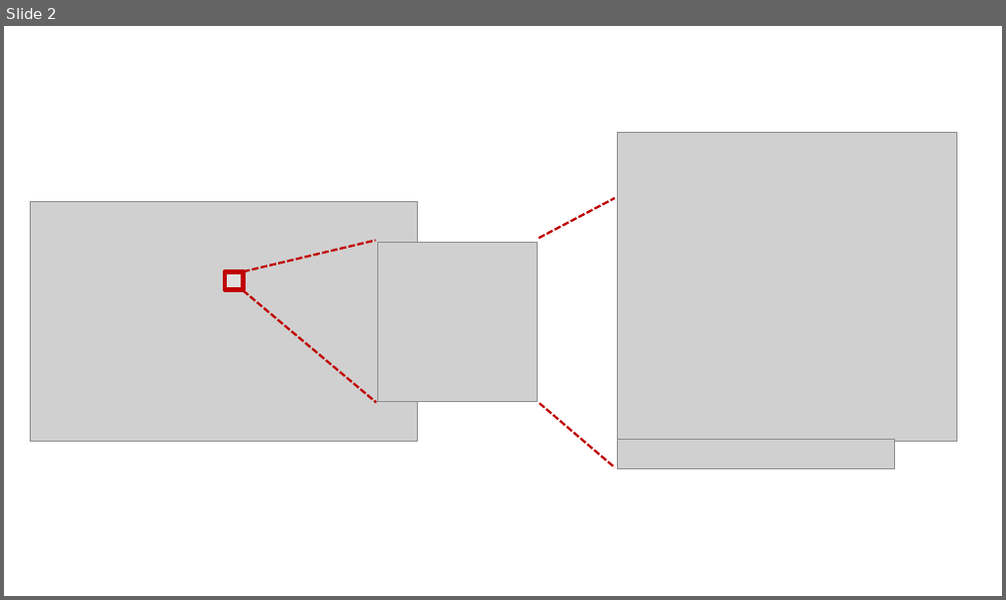
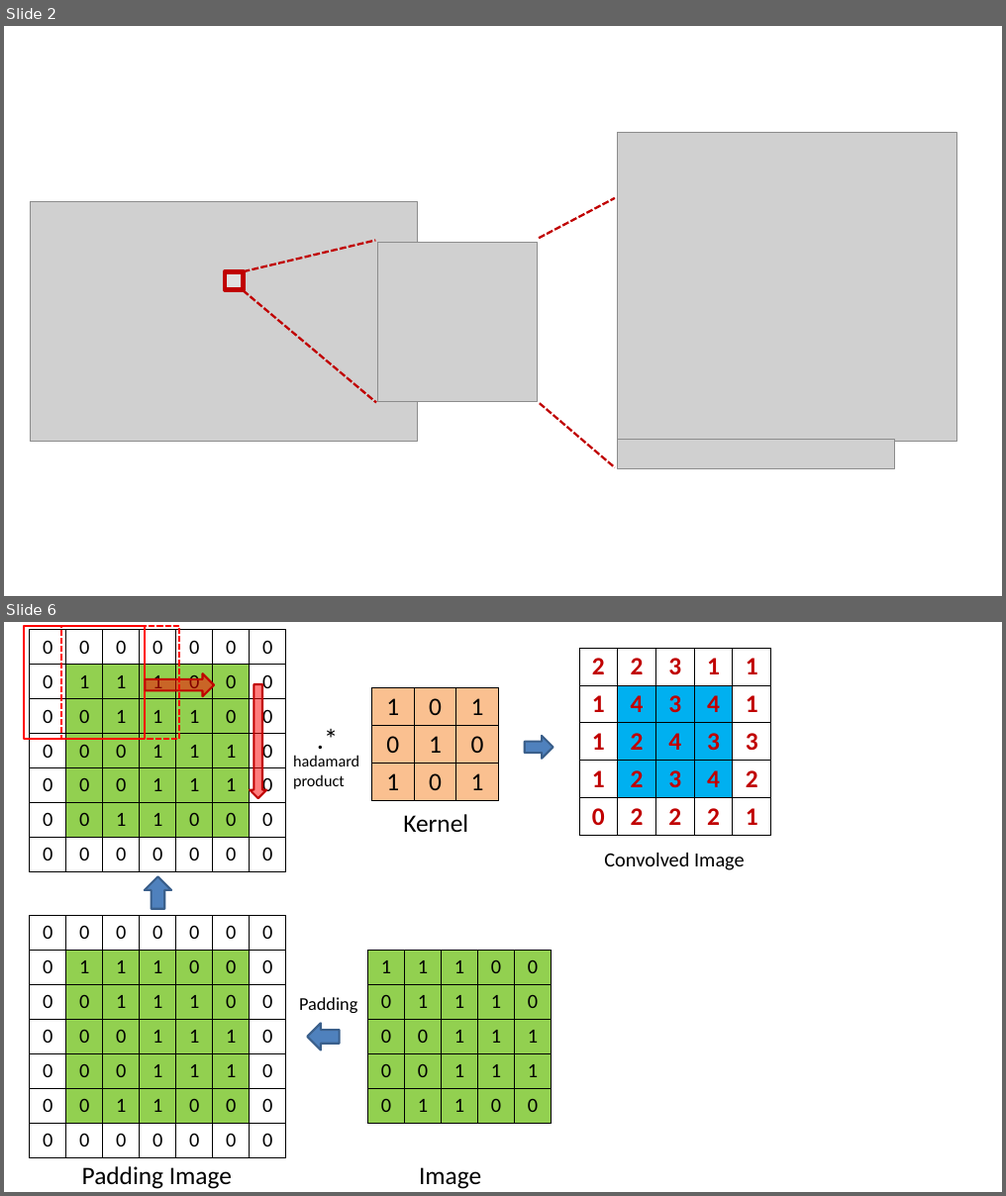
Before and after one commit to zhamppx97/TensorFlow.NET-Tutorials, a slide deck: ppt/chapter3.pptx. Shown one above the other, each under a label of ours: slide 2 before the commit, slides 2 and 6 after it; the slides between them are not shown. The pictures are 1006x600 and 1006x1196 pixels, drawn with LibreOffice and Linux fonts; fonts in the diff are those of the drawing; grey boxes stand for pictures. Boxes give left, top, right and bottom in pixels: in the first picture for what was removed or moved away, otherwise in the second. Text is boxed around its words. In the diff, an @@ line names an element or a change of style, - is before the commit and + after.

```diff
--- a/ppt/chapter3.pptx
+++ b/ppt/chapter3.pptx
@@ slide 6 added at [4, 622, 1002, 1192], background #FFFFFF @@
@@ rectangle added at [24, 626, 145, 739], outline #FF0000 2 pt @@
@@ table added at [30, 629, 288, 871], 7 rows, 7 columns @@
+0 | 0 | 0 | 0 | 0 | 0 | 0
+0 | 1 | 1 | 1 | 0 | 0 | 0
+0 | 0 | 1 | 1 | 1 | 0 | 0
+0 | 0 | 0 | 1 | 1 | 1 | 0
+0 | 0 | 0 | 1 | 1 | 1 | 0
+0 | 0 | 1 | 1 | 0 | 0 | 0
+0 | 0 | 0 | 0 | 0 | 0 | 0
@@ rectangle added at [62, 626, 179, 739], outline #FF0000 2 pt dashed @@
@@ table added at [579, 648, 771, 835], 5 rows, 5 columns @@
+2 | 2 | 3 | 1 | 1
+1 | 4 | 3 | 4 | 1
+1 | 2 | 4 | 3 | 3
+1 | 2 | 3 | 4 | 2
+0 | 2 | 2 | 2 | 1
@@ right arrow added at [146, 673, 214, 696], fill #FF0000 at 51% opacity, outline #C00000 2 pt @@
@@ down arrow added at [250, 684, 267, 798], fill #FF0000 at 51% opacity, outline #C00000 2 pt @@
@@ table added at [372, 688, 498, 800], 3 rows, 3 columns @@
+1 | 0 | 1
+0 | 1 | 0
+1 | 0 | 1
@@ text added at [310, 717, 346, 759], 28 pt, text #000000 @@
+.*
@@ right arrow added at [525, 736, 552, 759], fill #4F81BD, outline #3A5F8C 2 pt @@
@@ text added at [293, 755, 359, 789], 16 pt, text #000000 @@
+hadamard
+product
@@ text added at [403, 814, 468, 832], 25 pt, text #000000 @@
+Kernel
@@ text added at [604, 853, 745, 870], 20 pt, text #000000 @@
+Convolved Image
@@ right arrow added at [145, 876, 171, 908], fill #4F81BD, outline #3A5F8C 2 pt @@
@@ table added at [30, 915, 288, 1158], 7 rows, 7 columns @@
+0 | 0 | 0 | 0 | 0 | 0 | 0
+0 | 1 | 1 | 1 | 0 | 0 | 0
+0 | 0 | 1 | 1 | 1 | 0 | 0
+0 | 0 | 0 | 1 | 1 | 1 | 0
+0 | 0 | 0 | 1 | 1 | 1 | 0
+0 | 0 | 1 | 1 | 0 | 0 | 0
+0 | 0 | 0 | 0 | 0 | 0 | 0
@@ table added at [367, 950, 552, 1123], 5 rows, 5 columns @@
+1 | 1 | 1 | 0 | 0
+0 | 1 | 1 | 1 | 0
+0 | 0 | 1 | 1 | 1
+0 | 0 | 1 | 1 | 1
+0 | 1 | 1 | 0 | 0
@@ text added at [299, 997, 357, 1013], 18 pt, text #000000 @@
+Padding
@@ right arrow added at [307, 1023, 340, 1050], fill #4F81BD, outline #3A5F8C 2 pt @@
@@ text added at [82, 1166, 232, 1189], 25 pt, text #000000 @@
+Padding Image
@@ text added at [419, 1167, 481, 1189], 25 pt, text #000000 @@
+Image
```
Also in this commit, not shown: 5 other slides added, 4 slides removed, 25 other files.
